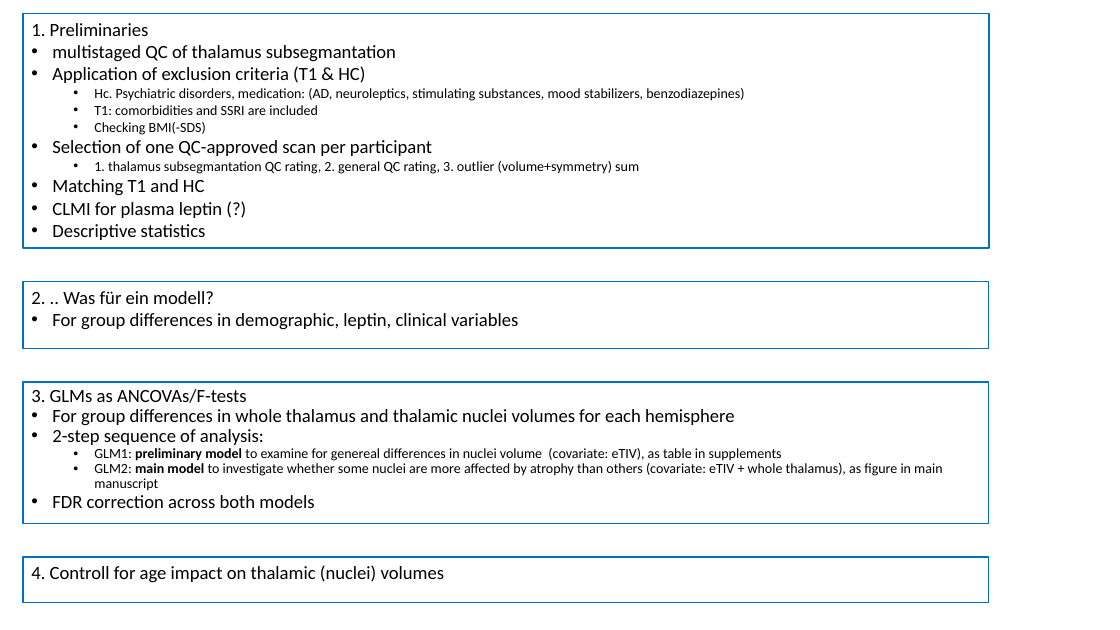
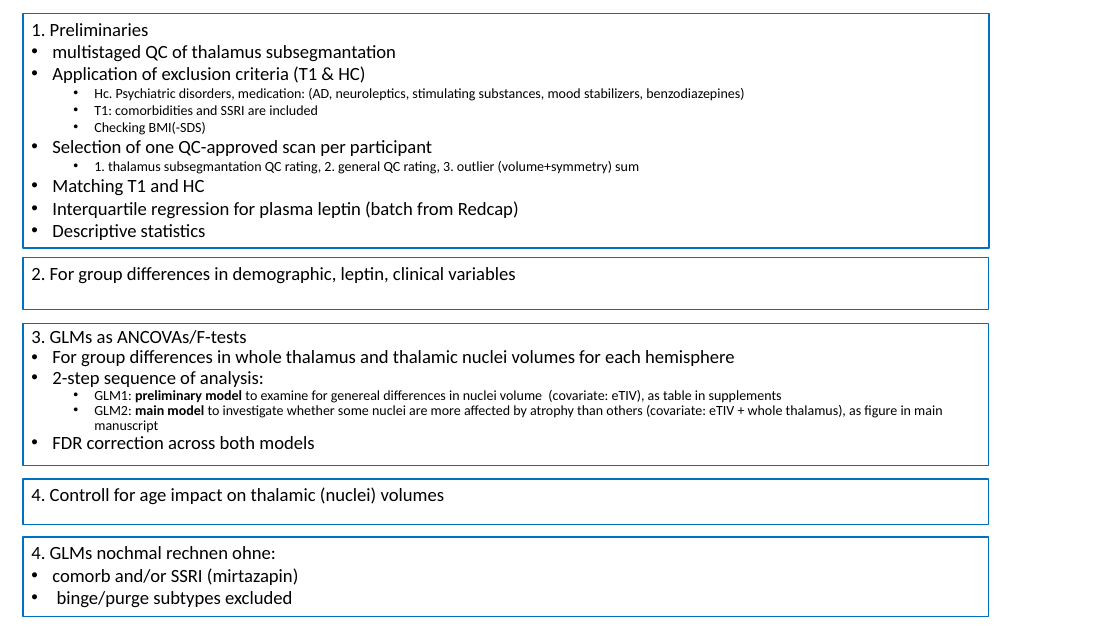
Before and after one commit to TheaDaria/thalamus_longicross, a slide deck: slide 2 of FG_thalamus_presi_2022-06-27.pptx. Drawn at 1120x630 pixels with LibreOffice and Linux fonts; fonts in the diff are those of the drawing. Boxes give left, top, right and bottom in pixels: in the first picture for what was removed or moved away, otherwise in the second. Text is boxed around its words. In the diff, an @@ line names an element or a change of style, - is before the commit and + after.

```diff
--- a/FG_thalamus_presi_2022-06-27.pptx
+++ b/FG_thalamus_presi_2022-06-27.pptx
@@ text at (x1=52, y1=201, x2=519, y2=219): text changed @@
-• CLMI for plasma leptin (?)
+• Interquartile regression for plasma leptin (batch from Redcap)
@@ rectangle "2. For group differences in ..." resized from (x1=23, y1=281, x2=989, y2=349) to (x1=23, y1=257, x2=989, y2=309) @@
@@ text in rectangle at (x1=31, y1=267, x2=515, y2=284): text changed @@
-2. .. Was für ein modell?
-• For group differences in demographic, leptin, clinical variables
+2. For group differences in demographic, leptin, clinical variables
@@ rectangle "3. GLMs as ANCOVAs/F-tests" moved from (x1=23, y1=382, x2=989, y2=524) to (x1=23, y1=323, x2=989, y2=465) @@
@@ rectangle "4. Controll for age impact ..." moved from (x1=23, y1=557, x2=989, y2=602) to (x1=23, y1=479, x2=989, y2=524) @@
@@ rectangle added at (x1=23, y1=537, x2=989, y2=617), outline #0070C0 1 pt, 16 pt, text #000000 @@
+4. GLMs nochmal rechnen ohne:
+• comorb and/or SSRI (mirtazapin)
+• binge/purge subtypes excluded
```
Also in this commit, not shown: 1 other slide changed, 2 other files.
